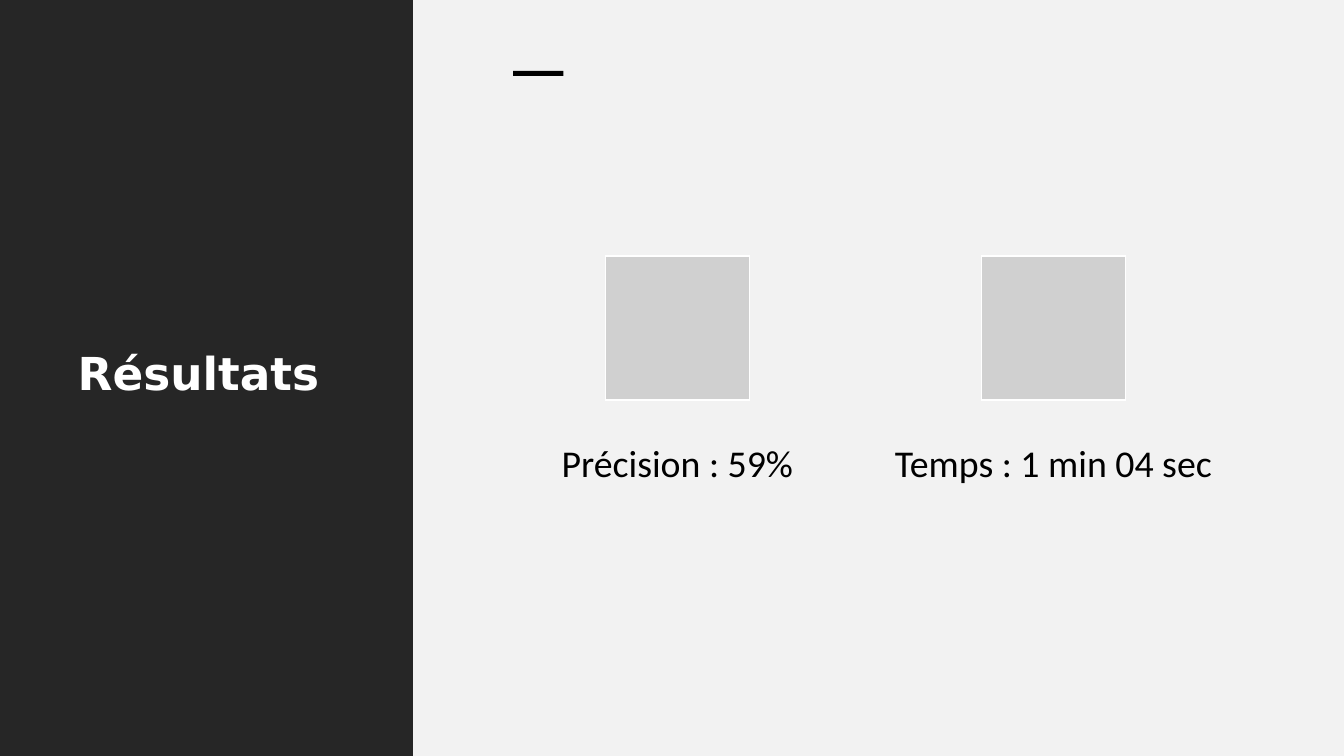
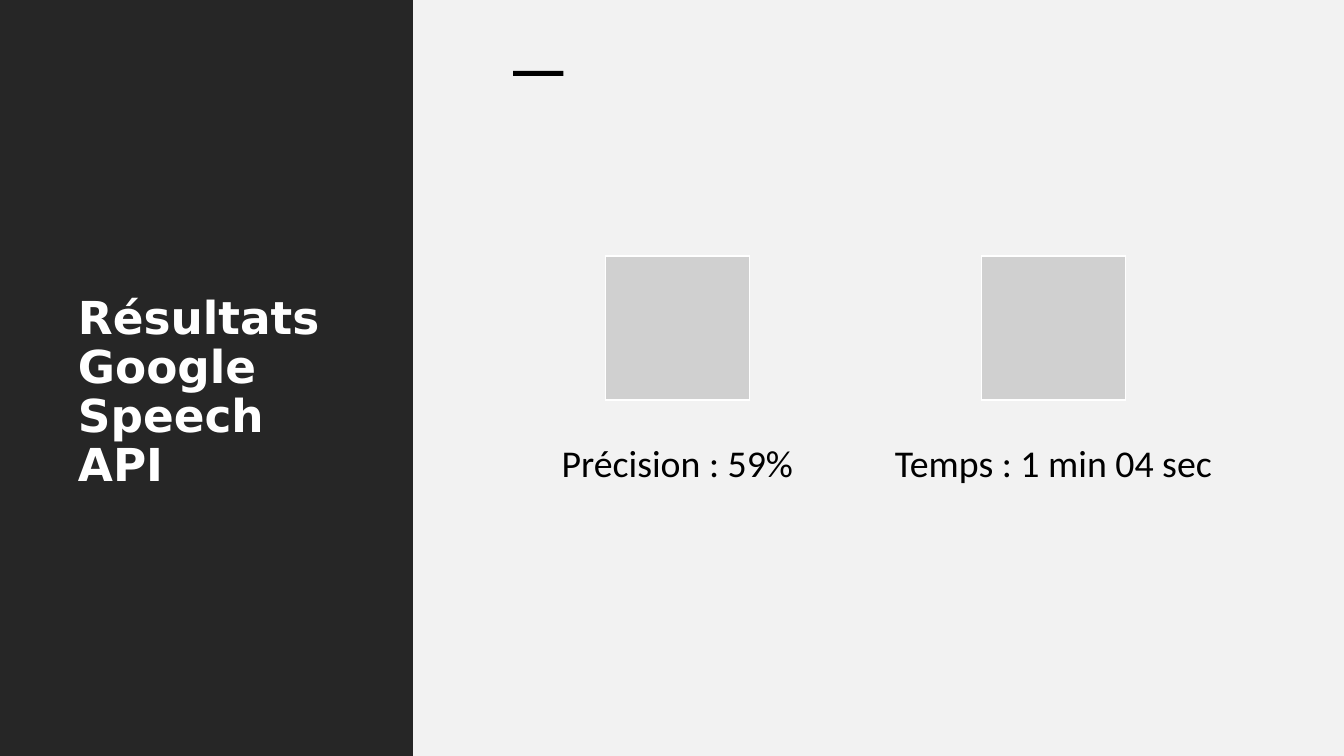
Before and after one commit to dpicca/Montreux-Jazz-Memories, a slide deck: slide 8 of Montreux Jazz Memories Bilan 30.03.22.pptx. Drawn at 1344x756 pixels with LibreOffice and Linux fonts; fonts in the diff are those of the drawing; grey boxes stand for pictures. Boxes give left, top, right and bottom in pixels: in the first picture for what was removed or moved away, otherwise in the second. Text is boxed around its words. In the diff, an @@ line names an element or a change of style, - is before the commit and + after.

```diff
--- a/Montreux Jazz Memories Bilan 30.03.22.pptx
+++ b/Montreux Jazz Memories Bilan 30.03.22.pptx
@@ title at box(78, 297, 319, 481): text changed @@
-Résultats
+Résultats
+Google Speech API
```
Also in this commit, not shown: 2 other slides changed, 2 other files.
